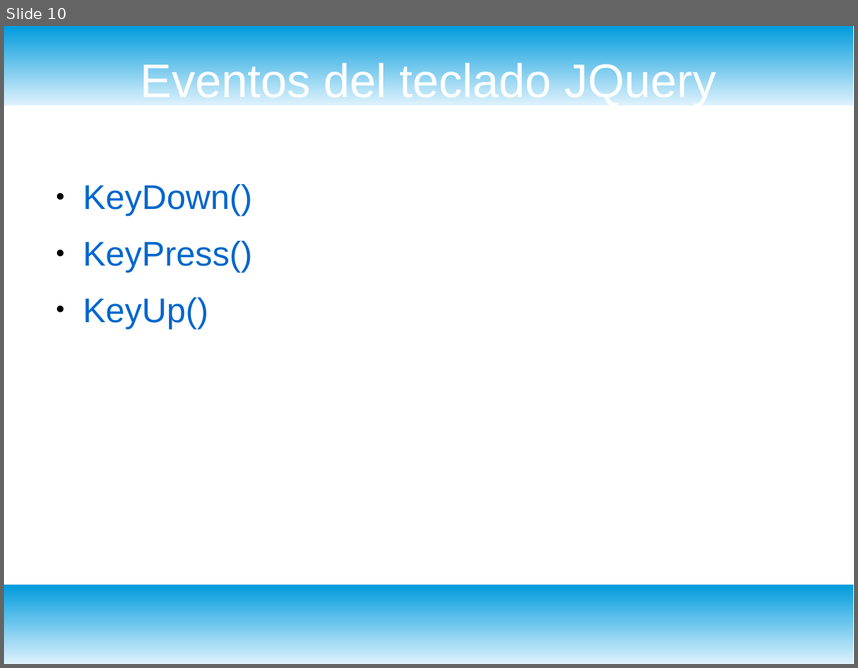
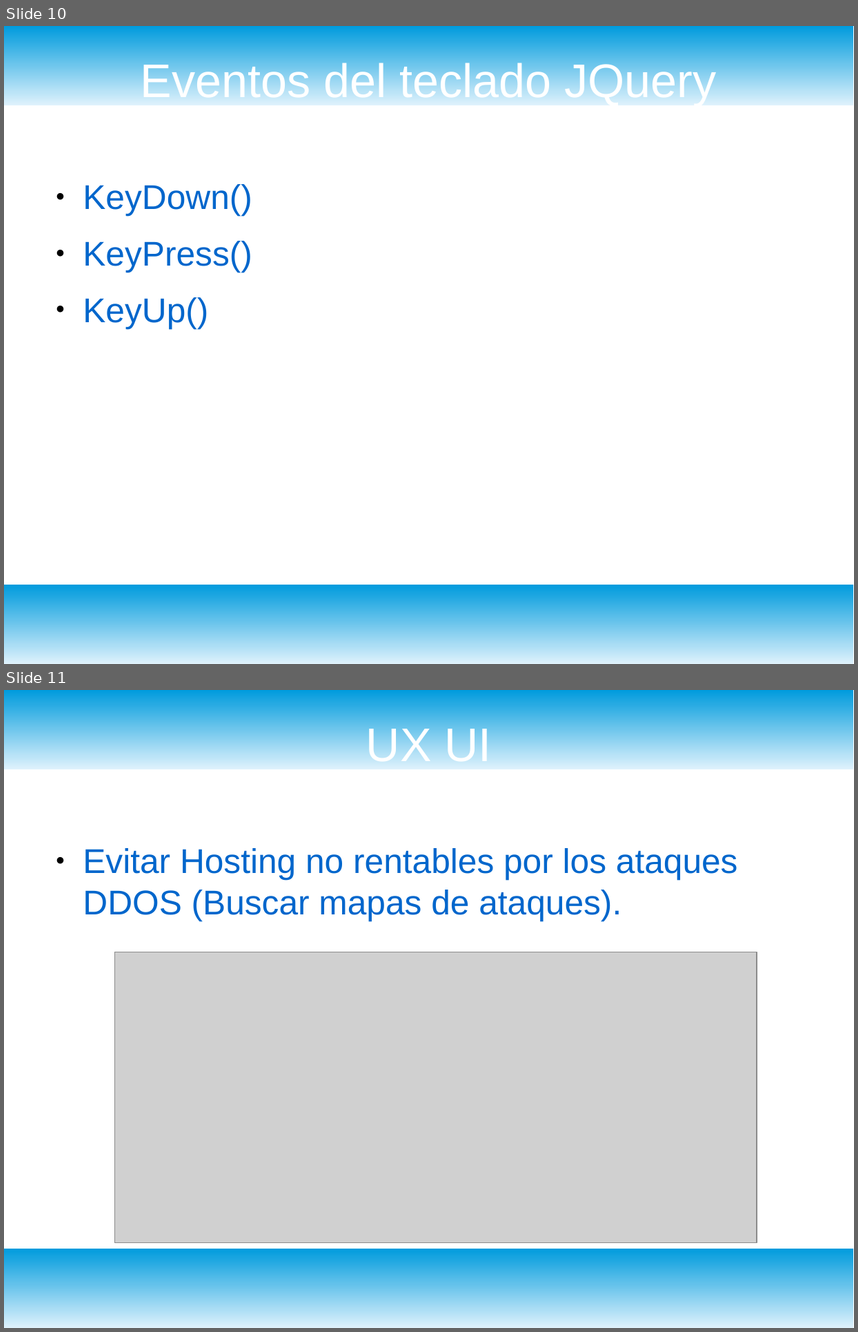
Before and after one commit to alan2h/dydweb, a slide deck: jquery/presentacion.odp. Shown one above the other, each under a label of ours: slide 10 before the commit, slides 10 and 11 after it. The pictures are 858x668 and 858x1332 pixels, drawn with LibreOffice and Linux fonts; fonts in the diff are those of the drawing; grey boxes stand for pictures. Boxes give left, top, right and bottom in pixels: in the first picture for what was removed or moved away, otherwise in the second. Text is boxed around its words. In the diff, an @@ line names an element or a change of style, - is before the commit and + after.

```diff
--- a/jquery/presentacion.odp
+++ b/jquery/presentacion.odp
@@ slide 11 added at bbox=[4, 690, 854, 1328], background #FFFFFF; not listed: 2 template elements that a slide beside it also shows @@
@@ title added at bbox=[366, 723, 492, 769], 44 pt, text #FFFFFF @@
+UX UI
@@ text added at bbox=[83, 848, 738, 921], 32 pt, text #0066CC @@
+● Evitar Hosting no rentables por los ataques DDOS (Buscar mapas de ataques).
@@ picture added at bbox=[115, 952, 757, 1242] @@
```
Also in this commit, not shown: 4 other slides added, 27 other files.
